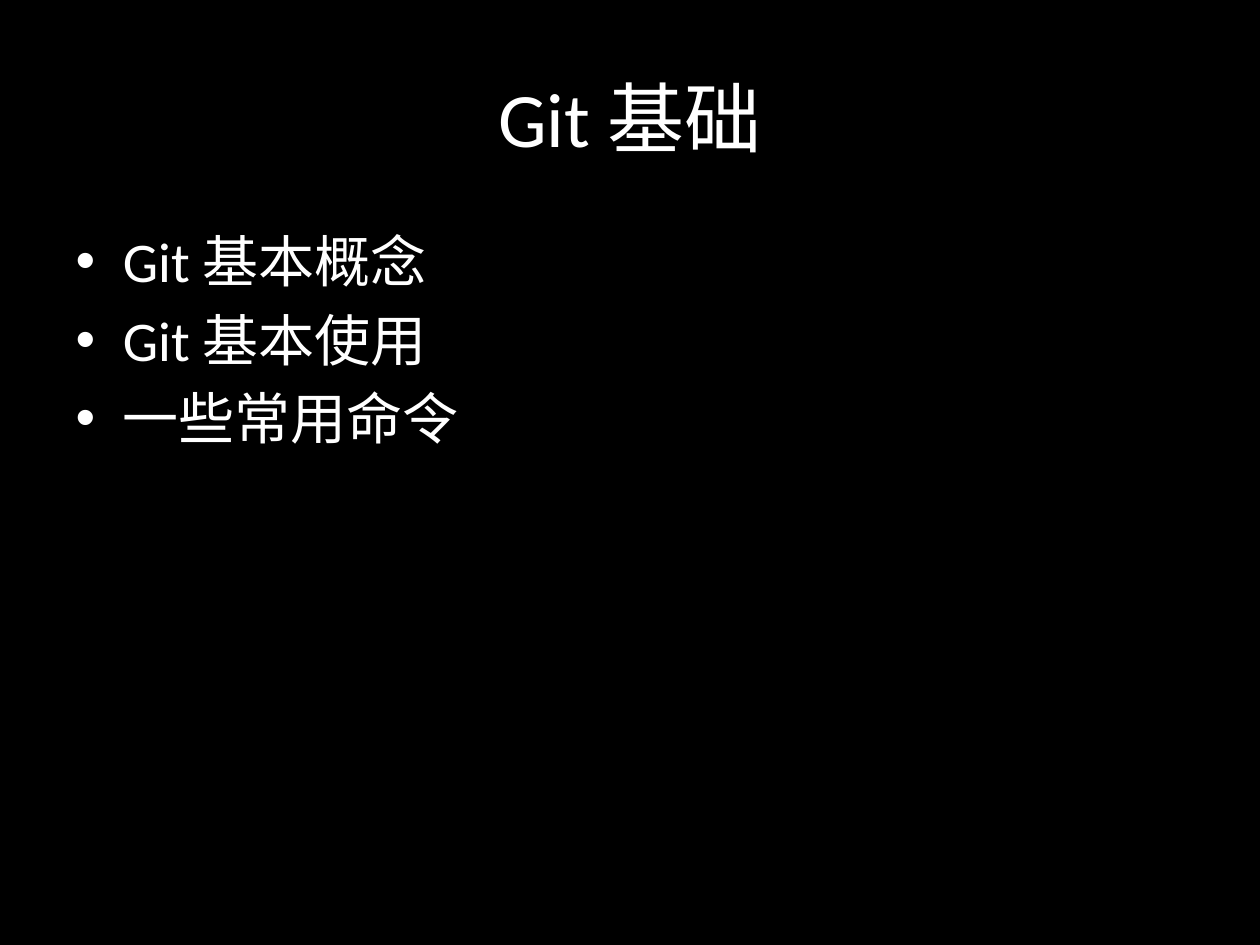
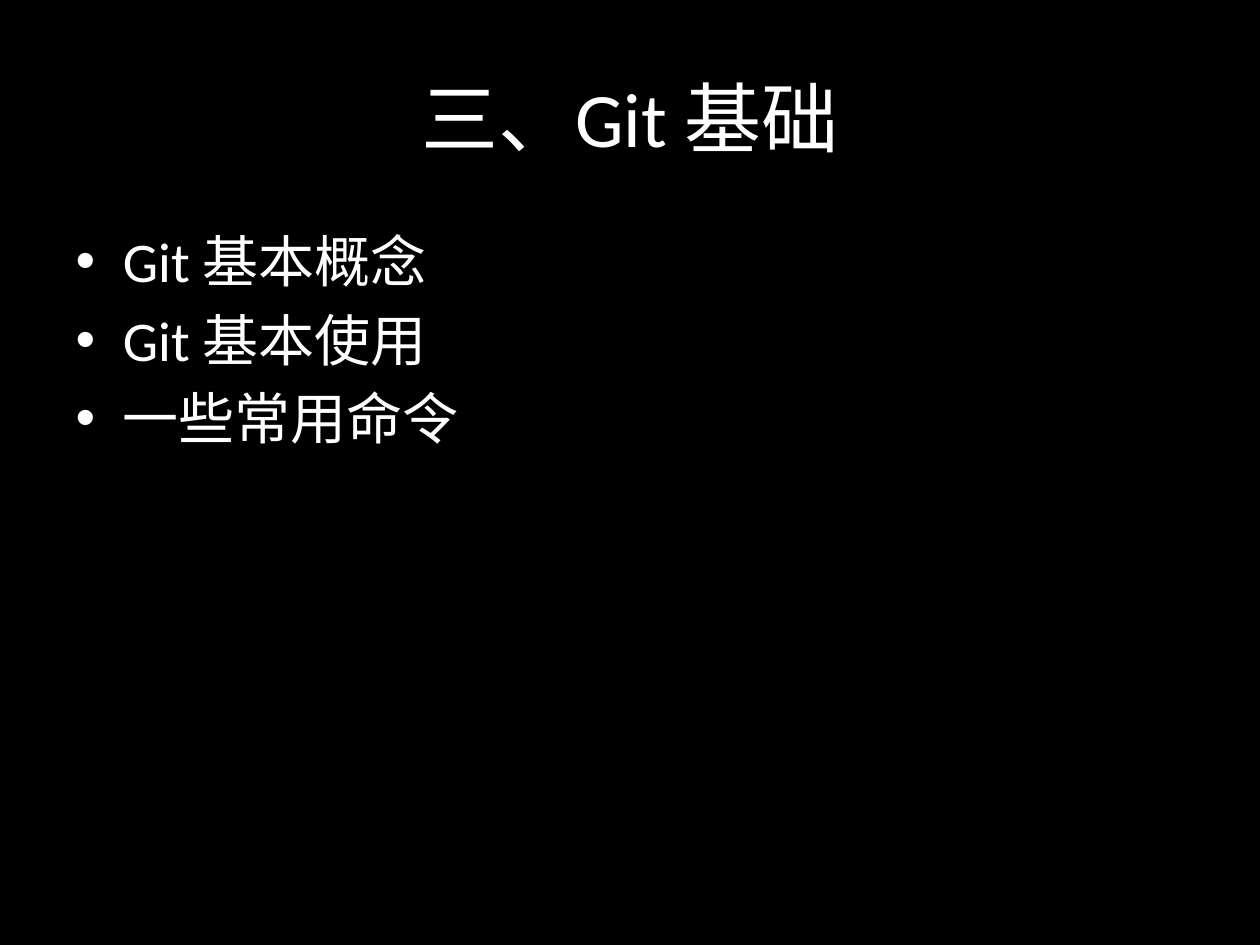
Before and after one commit to sontekliu/git-book, a slide deck: slide 10 of Git.pptx. Drawn at 1260x945 pixels with LibreOffice and Linux fonts; fonts in the diff are those of the drawing. Boxes give left, top, right and bottom in pixels: in the first picture for what was removed or moved away, otherwise in the second. Text is boxed around its words. In the diff, an @@ line names an element or a change of style, - is before the commit and + after.

```diff
--- a/Git.pptx
+++ b/Git.pptx
@@ title at [421, 82, 839, 153]: text changed @@
-Git 基础
+三、Git 基础
```
Also in this commit, not shown: 4 other slides changed, 5 slides added, 1 slide removed.
